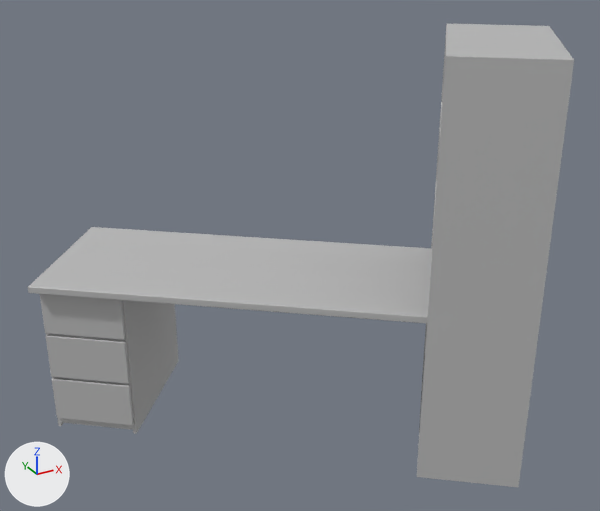
What one commit did to the FBX model public/3D/desk.fbx.
Both versions are drawn from a 50 mm lens placed at (-0.0035, -0.0374, 0.0314), pointed at (0.0287, 0.0212, 0.0021). Arrows for +X, +Y and +Z are at lower left; the lights stay in place. Where no turn or scale is listed for an object, it has been applied to the vertices.

Script lines for the objects in view, before the commit:
```python
me_mesh = bpy.data.meshes.new('Mesh')
me_mesh.from_pydata(...)  # 140 vertices, 124 faces; spans x -0.0212..0.0212, y -0.0189..0.0189, z -0.0178..0.0178
# faces by material slot: [122, 2]
me_mesh.materials.append(mat_lambert1)  # grey #bcbcbc
me_mesh.materials.append(mat_lambert2)  # grey #bcbcbc
ob_pcube36 = bpy.data.objects.new('pCube36', me_mesh)
ob_pcube36.location = (0.02815, 0.02208, 0.0032)
```
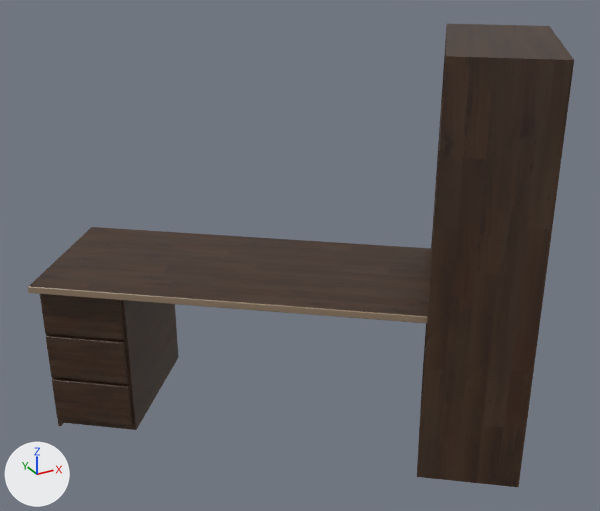
Diff of the bpy script that builds the scene:
```diff
--- a/public/3D/desk.fbx.py
+++ b/public/3D/desk.fbx.py
@@ img_wood_02_jpg @@
+img_wood_02_jpg = load_image('wood_02.jpg', '_unpacked/wood_02.jpg', 1024, 1024, 'sRGB')
@@ mat_lambert21 @@
+mat_lambert21 = principled_material('lambert21')
+mat_lambert21.base_color = (0.294, 0.211, 0.138)  # brown #947f68
@@ mat_wood_02 @@
+mat_wood_02 = principled_material('wood_02')
+mat_wood_02.texture = img_wood_02_jpg
@@ me_mesh @@
 me_mesh.from_pydata(...)  # 140 vertices, 124 faces; spans x -0.0212..0.0212, y -0.0189..0.0189, z -0.0178..0.0178
 # used by ob_pcube36; location = (0.02815, 0.02208, 0.0032)
+# me_mesh part 1: the loose piece of 8 vertices spanning x -0.0143..-0.0059, y 0.0038..0.0144, z -0.0178..-0.0033 is moved by (0.0, 0.0, 0.0004), in mat_wood_02 (picture img_wood_02_jpg)
+# me_mesh part 2
+# 12 vertices are removed from x -0.0144..-0.0142, y 0.0037..0.0039, z -0.0167..-0.0035
+# 27 faces are deleted
+# 12 vertices in x -0.0202..-0.02, y 0.0082..0.0084, z -0.0125..-0.0035 move by (0.0, 0.0, -0.0001)
+# 3 vertices in x -0.0144, y 0.0037, z -0.0167..-0.0077 move by (-0.0001, 0.0, 0.0)
+# 3 vertices in x -0.0144, y 0.0037, z -0.0125..-0.0035 move by (-0.0001, 0.0, -0.0001)
+# 3 vertices in x -0.0144, y 0.0037, z -0.0125..-0.0035 move by (-0.0001, 0.0001, -0.0001)
+# 3 vertices move within x -0.0143, y 0.0039, z -0.0167..-0.0077
+# 6 vertices are added at (-0.0145, 0.0038, -0.0077), (-0.0143, 0.004, -0.0077), (-0.0145, 0.0038, -0.0122), (-0.0143, 0.004, -0.0122), (-0.0145, 0.0038, -0.0167), (-0.0143, 0.004, -0.0167)
+# 6 new vertices lie (0.0, 0.0, 0.0041) away from vertices in x -0.0143, y 0.0039..0.004, z -0.0167..-0.0077
+# 27 new faces join them, mat_wood_02 (picture img_wood_02_jpg)
+# me_mesh part 3: 76 faces spanning x -0.0211..0.0212, y -0.0189..0.0189, z -0.0178..0.0178 switch from mat_lambert1 (grey #bcbcbc) to mat_wood_02 (picture img_wood_02_jpg)
+# me_mesh part 4: 13 faces spanning x -0.0212..0.018, y -0.0163..0.0187, z -0.0033..-0.0027 switch from mat_lambert1 (grey #bcbcbc) to mat_lambert21 (brown #947f68)
+# me_mesh part 5: 2 faces spanning x 0.0049..0.0116, y -0.0189..-0.0137, z -0.0037..0.0106 switch from mat_lambert2 (grey #bcbcbc) to mat_wood_02 (picture img_wood_02_jpg)
```

Location of each change, [x1, y1, x2, y2] in pixels of the pictures (600 x 511 px; the box of a moved part takes in the faces that stretch with it):
part 1 of me_mesh, moved or reshaped
    before: [122, 300, 179, 434]
    after: [121, 231, 178, 430]
part 2 of me_mesh, moved or reshaped
    before: [40, 294, 134, 425]
    after: [40, 294, 133, 425]
part 3 of me_mesh, recoloured (grey to brown)
    both: [29, 24, 574, 487]
part 4 of me_mesh, recoloured (grey to brown)
    both: [28, 286, 428, 323]
part 5 of me_mesh, recoloured (grey to brown)
    both: [427, 157, 561, 341]
